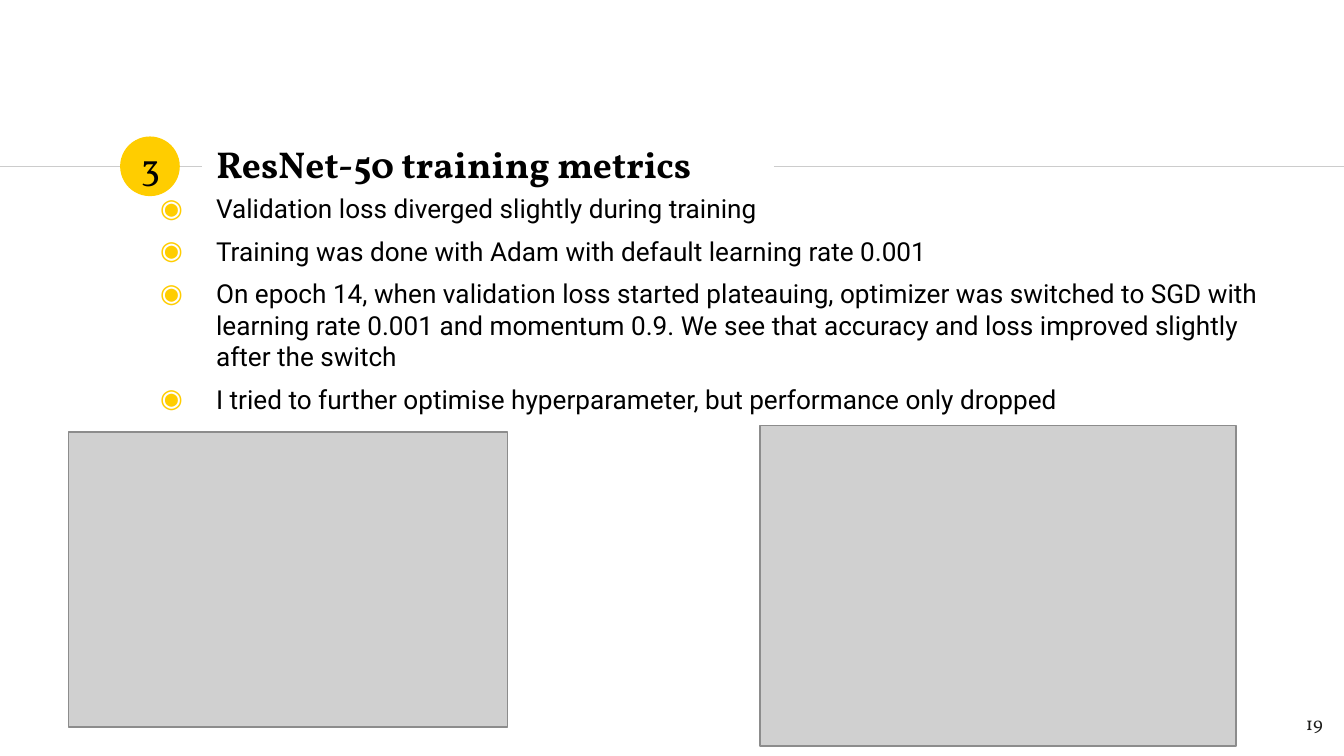
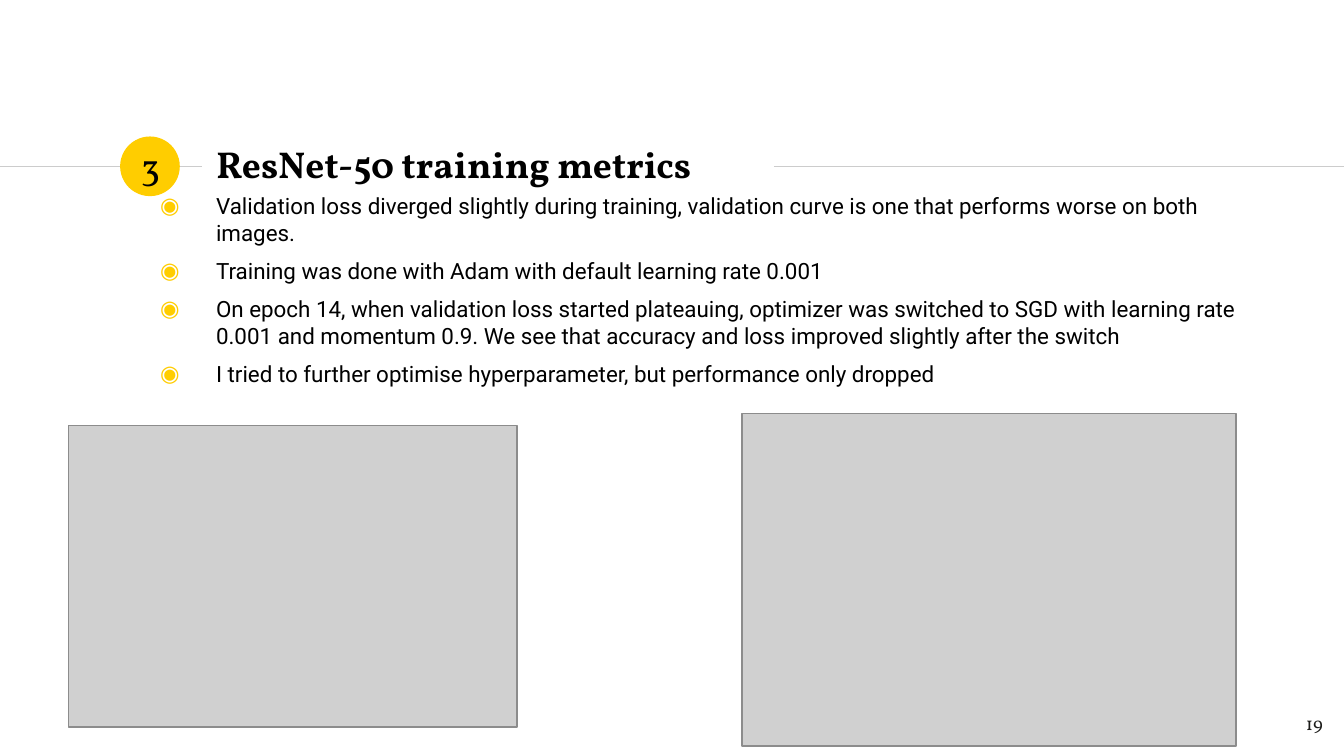
Before and after one commit to TeemuSo/Loop-Q-prize, a slide deck: slide 19 of reports/Sormunen, Teemu_Overview.pptx. Drawn at 1344x756 pixels with LibreOffice and Linux fonts; fonts in the diff are those of the drawing; grey boxes stand for pictures. Boxes give left, top, right and bottom in pixels: in the first picture for what was removed or moved away, otherwise in the second. Text is boxed around its words. In the diff, an @@ line names an element or a change of style, - is before the commit and + after.

```diff
--- a/reports/Sormunen, Teemu_Overview.pptx
+++ b/reports/Sormunen, Teemu_Overview.pptx
@@ text at (216,197,1198,246): text changed; size 14 to 12 pt @@
-◉ Validation loss diverged slightly during training
+◉ Validation loss diverged slightly during training, validation curve is one that performs worse on both images.
@@ text at (216,262,1234,387): size 14 to 12 pt in "Training was done with Adam with default ...", "On epoch 14, when validation loss started ...", "I tried to further optimise hyperparameter, but ..." @@
@@ picture: place and size @@
-picture at (761,426,1236,747)
+picture at (742,413,1236,746)
@@ picture: place and size @@
-picture at (69,431,507,726)
+picture at (69,426,517,727)
```
Also in this commit, not shown: 16 other slides changed, 1 slide added.
